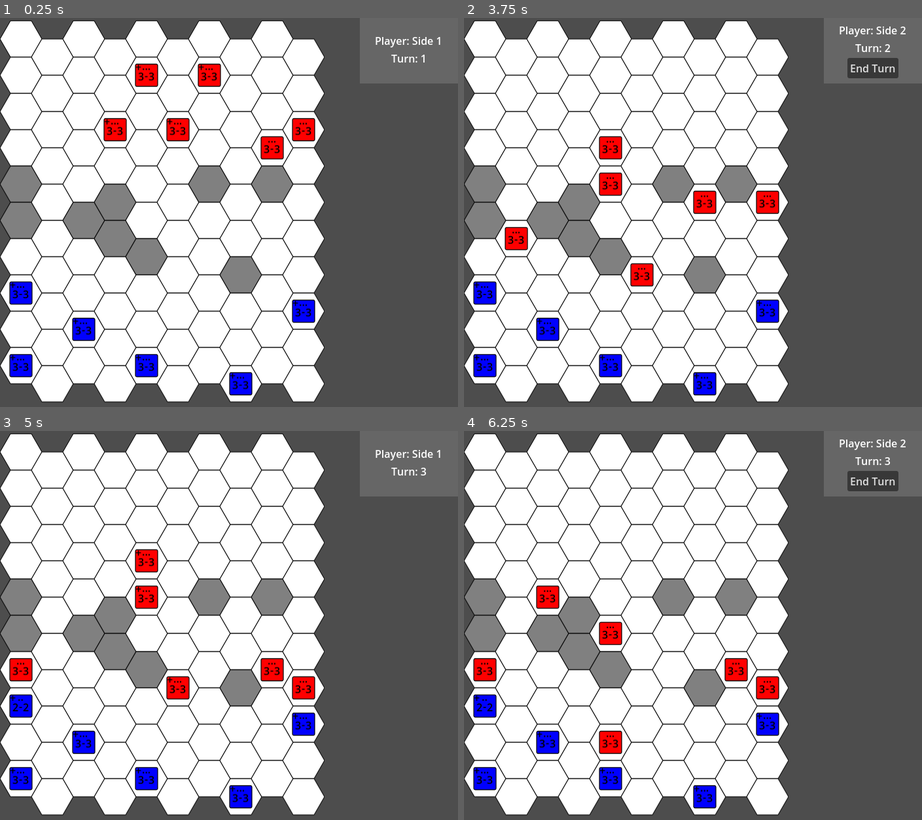
Above: before the commit, frames 1-4 (two rows, left to right).
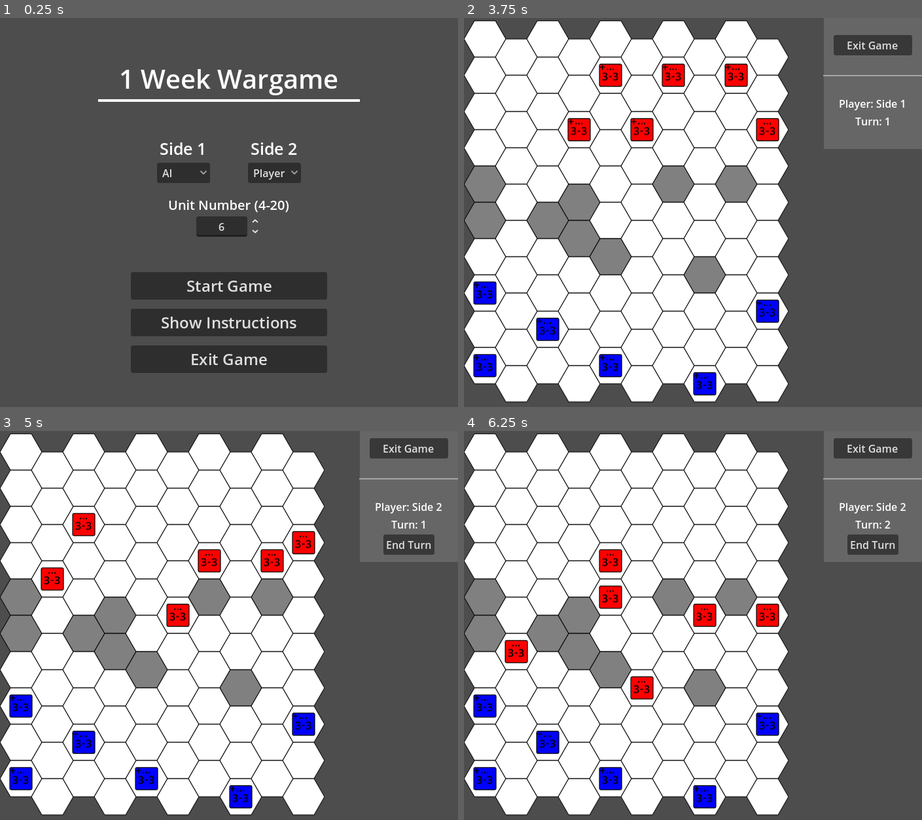
Above: after the commit, the same moments.

Repository: Bly7/1-week-wargame
Game: Godot game, scene res://Menu/StartMenu.tscn
Two runs of this game, one before a commit and one after it. Both use one fixed random seed, a clock stepped at 60 frames per second and the inputs below. Before the commit the project starts from res://main.tscn.
Inputs (mouse positions are in pixels of both pictures, inside the frame that each line leads up to):
- Up to frame 1 (0.25 s): no input
- Up to frame 2 (3.75 s): click (647, 173) at 0.5 s, where only the run after the commit has a clickable "AI"; click (871, 68) at 1.25 s, where only the run before the commit has a clickable "End Turn"; click (738, 173) at 2 s, where only the run after the commit has a clickable "Player"; click (693, 321) at 2.75 s, where only the run after the commit has a clickable "Show Instructions"; click (693, 286) at 3.5 s, where only the run after the commit has a clickable "Start Game"
- Up to frame 3 (5 s): click (407, 481) at 4.25 s, where only the run before the commit has a clickable "End Turn"
- Up to frame 4 (6.25 s): click (871, 543) at 5 s, where only the run after the commit has a clickable "End Turn"; move the mouse to (793, 606) at 5.77 s; click (793, 606) at 5.92 s

The runs differ from the first frame. In frame 1, 66% of the frame differs, in the area x 0-100%, y 0-99%; in frame 2, 9.0%; in frame 3, 7.9%; in frame 4, 8.4%.

Commit message:
Add start menu and global settings integration
Introduces a Start Menu scene with options for AI/player sides and unit count, and a GlobalSettings singleton for managing game settings. Integrates the menu and settings into the main game flow, adds an exit-to-menu button in the end turn UI, and updates project settings to use the new start menu as the main scene.

Diff:
--- /dev/null
+++ b/Global/Settings.gd
@@ -0,0 +1,15 @@
+extends Node
+
+var main_game_path: String = "res://main.tscn"
+var start_menu_path: String = "res://Menu/StartMenu.tscn"
+
+var side1_ai : bool = true
+var side2_ai : bool = false
+
+var unit_number: int = 6
+
+# Resets settings to default values
+func resetSettings() -> void:
+    side1_ai = true
+    side2_ai = false
+    unit_number = 6
--- /dev/null
+++ b/Menu/StartMenu.gd
@@ -0,0 +1,35 @@
+extends Control
+
+
+func _ready():
+	GlobalSettings.resetSettings()
+	pass # Replace with function body.
+
+
+# Changes scene to main game scene
+func startGame():
+	if GlobalSettings.main_game_path == "":
+		push_error("Main game scene location is not set in MainMenuScene.gd")
+		return
+
+	get_tree().change_scene_to_file(GlobalSettings.main_game_path)
+
+# button signal functions
+
+func _on_exit_button_pressed() -> void:
+	get_tree().quit()
+
+func _on_instructions_button_pressed() -> void:
+	pass # Replace with function body.
+
+func _on_start_game_button_pressed() -> void:
+	startGame()
+
+func _on_side_2ai_button_item_selected(index: int) -> void:
+	GlobalSettings.side2_ai = index == 1
+
+func _on_side_1ai_button_item_selected(index: int) -> void:
+	GlobalSettings.side1_ai = index == 1
+
+func _on_unit_number_spin_box_value_changed(value: float) -> void:
+	GlobalSettings.unit_number = int(value)
--- /dev/null
+++ b/Menu/StartMenu.tscn
@@ -0,0 +1,170 @@
+[gd_scene load_steps=4 format=3 uid="uid://y7m4kx40o418"]
+
+[ext_resource type="Script" uid="uid://cx3t41360skc5" path="res://Menu/StartMenu.gd" id="1_8pdbv"]
+
+[sub_resource type="StyleBoxLine" id="StyleBoxLine_8pdbv"]
+color = Color(1, 1, 1, 1)
+grow_begin = -150.0
+grow_end = -150.0
+thickness = 4
+
+[sub_resource type="StyleBoxLine" id="StyleBoxLine_gfwu2"]
+thickness = 0
+
+[node name="StartMenu" type="Control"]
+layout_mode = 3
+anchors_preset = 15
+anchor_right = 1.0
+anchor_bottom = 1.0
+grow_horizontal = 2
+grow_vertical = 2
+script = ExtResource("1_8pdbv")
+
+[node name="StartMenuControl" type="Control" parent="."]
+layout_mode = 1
+anchors_preset = 15
+anchor_right = 1.0
+anchor_bottom = 1.0
+grow_horizontal = 2
+grow_vertical = 2
+
+[node name="MarginContainer" type="MarginContainer" parent="StartMenuControl"]
+layout_mode = 1
+anchors_preset = 15
+anchor_right = 1.0
+anchor_bottom = 1.0
+grow_horizontal = 2
+grow_vertical = 2
+theme_override_constants/margin_top = 65
+
+[node name="VBoxContainer" type="VBoxContainer" parent="StartMenuControl/MarginContainer"]
+layout_mode = 2
+
+[node name="Label" type="Label" parent="StartMenuControl/MarginContainer/VBoxContainer"]
+layout_mode = 2
+theme_override_font_sizes/font_size = 40
+text = "1 Week Wargame"
+horizontal_alignment = 1
+vertical_alignment = 1
+
+[node name="HSeparator" type="HSeparator" parent="StartMenuControl/MarginContainer/VBoxContainer"]
+layout_mode = 2
+theme_override_styles/separator = SubResource("StyleBoxLine_8pdbv")
+
+[node name="MarginContainer" type="MarginContainer" parent="StartMenuControl/MarginContainer/VBoxContainer"]
+layout_mode = 2
+theme_override_constants/margin_top = 50
+
+[node name="HBoxContainer" type="HBoxContainer" parent="StartMenuControl/MarginContainer/VBoxContainer/MarginContainer"]
+layout_mode = 2
+alignment = 1
+
+[node name="VBoxContainer" type="VBoxContainer" parent="StartMenuControl/MarginContainer/VBoxContainer/MarginContainer/HBoxContainer"]
+layout_mode = 2
+alignment = 1
+
+[node name="Label" type="Label" parent="StartMenuControl/MarginContainer/VBoxContainer/MarginContainer/HBoxContainer/VBoxContainer"]
+layout_mode = 2
+theme_override_font_sizes/font_size = 25
+text = "Side 1"
+horizontal_alignment = 1
+
+[node name="Side1AIButton" type="OptionButton" parent="StartMenuControl/MarginContainer/VBoxContainer/MarginContainer/HBoxContainer/VBoxContainer"]
+layout_mode = 2
+selected = 1
+item_count = 2
+popup/item_0/text = "Player"
+popup/item_0/id = 1
+popup/item_1/text = "AI"
+popup/item_1/id = 0
+
+[node name="VSeparator" type="VSeparator" parent="StartMenuControl/MarginContainer/VBoxContainer/MarginContainer/HBoxContainer"]
+layout_mode = 2
+theme_override_constants/separation = 50
+theme_override_styles/separator = SubResource("StyleBoxLine_gfwu2")
+
+[node name="VBoxContainer2" type="VBoxContainer" parent="StartMenuControl/MarginContainer/VBoxContainer/MarginContainer/HBoxContainer"]
+layout_mode = 2
+alignment = 1
+
+[node name="Label" type="Label" parent="StartMenuControl/MarginContainer/VBoxContainer/MarginContainer/HBoxContainer/VBoxContainer2"]
+layout_mode = 2
+theme_override_font_sizes/font_size = 25
+text = "Side 2"
+horizontal_alignment = 1
+
+[node name="Side2AIButton" type="OptionButton" parent="StartMenuControl/MarginContainer/VBoxContainer/MarginContainer/HBoxContainer/VBoxContainer2"]
+layout_mode = 2
+selected = 0
+item_count = 2
+popup/item_0/text = "Player"
+popup/item_0/id = 1
+popup/item_1/text = "AI"
+popup/item_1/id = 0
+
+[node name="MarginContainer5" type="MarginContainer" parent="StartMenuControl/MarginContainer/VBoxContainer"]
+layout_mode = 2
+theme_override_constants/margin_top = 15
+
+[node name="VBoxContainer" type="VBoxContainer" parent="StartMenuControl/MarginContainer/VBoxContainer/MarginContainer5"]
+layout_mode = 2
+
+[node name="Label" type="Label" parent="StartMenuControl/MarginContainer/VBoxContainer/MarginContainer5/VBoxContainer"]
+layout_mode = 2
+theme_override_font_sizes/font_size = 20
+text = "Unit Number (4-20)"
+horizontal_alignment = 1
+vertical_alignment = 1
+
+[node name="MarginContainer" type="MarginContainer" parent="StartMenuControl/MarginContainer/VBoxContainer/MarginContainer5/VBoxContainer"]
+layout_mode = 2
+theme_override_constants/margin_left = 300
+theme_override_constants/margin_right = 300
+
+[node name="UnitNumberSpinBox" type="SpinBox" parent="StartMenuControl/MarginContainer/VBoxContainer/MarginContainer5/VBoxContainer/MarginContainer"]
+layout_mode = 2
+theme_override_constants/buttons_width = 20
+min_value = 4.0
+max_value = 20.0
+value = 6.0
+alignment = 1
+
+[node name="MarginContainer2" type="MarginContainer" parent="StartMenuControl/MarginContainer/VBoxContainer"]
+layout_mode = 2
+theme_override_constants/margin_left = 200
+theme_override_constants/margin_top = 50
+theme_override_constants/margin_right = 200
+
+[node name="StartGameButton" type="Button" parent="StartMenuControl/MarginContainer/VBoxContainer/MarginContainer2"]
+layout_mode = 2
+theme_override_font_sizes/font_size = 24
+text = "Start Game"
+
+[node name="MarginContainer3" type="MarginContainer" parent="StartMenuControl/MarginContainer/VBoxContainer"]
+layout_mode = 2
+theme_override_constants/margin_left = 200
+theme_override_constants/margin_top = 10
+theme_override_constants/margin_right = 200
+
+[node name="InstructionsButton" type="Button" parent="StartMenuControl/MarginContainer/VBoxContainer/MarginContainer3"]
+layout_mode = 2
+theme_override_font_sizes/font_size = 24
+text = "Show Instructions"
+
+[node name="MarginContainer4" type="MarginContainer" parent="StartMenuControl/MarginContainer/VBoxContainer"]
+layout_mode = 2
+theme_override_constants/margin_left = 200
+theme_override_constants/margin_top = 10
+theme_override_constants/margin_right = 200
+
+[node name="ExitButton" type="Button" parent="StartMenuControl/MarginContainer/VBoxContainer/MarginContainer4"]
+layout_mode = 2
+theme_override_font_sizes/font_size = 24
+text = "Exit Game"
+
+[connection signal="item_selected" from="StartMenuControl/MarginContainer/VBoxContainer/MarginContainer/HBoxContainer/VBoxContainer/Side1AIButton" to="." method="_on_side_1ai_button_item_selected"]
+[connection signal="item_selected" from="StartMenuControl/MarginContainer/VBoxContainer/MarginContainer/HBoxContainer/VBoxContainer2/Side2AIButton" to="." method="_on_side_2ai_button_item_selected"]
+[connection signal="value_changed" from="StartMenuControl/MarginContainer/VBoxContainer/MarginContainer5/VBoxContainer/MarginContainer/UnitNumberSpinBox" to="." method="_on_unit_number_spin_box_value_changed"]
+[connection signal="pressed" from="StartMenuControl/MarginContainer/VBoxContainer/MarginContainer2/StartGameButton" to="." method="_on_start_game_button_pressed"]
+[connection signal="pressed" from="StartMenuControl/MarginContainer/VBoxContainer/MarginContainer3/InstructionsButton" to="." method="_on_instructions_button_pressed"]
+[connection signal="pressed" from="StartMenuControl/MarginContainer/VBoxContainer/MarginContainer4/ExitButton" to="." method="_on_exit_button_pressed"]
--- a/UI/uiEndTurn/uiEndTurn.gd
+++ b/UI/uiEndTurn/uiEndTurn.gd
@@ -26,3 +26,10 @@
 
 func showEndTurnButton() -> void:
 	end_turn_button.visible = true
+
+func _on_exit_game_button_pressed() -> void:
+	if GlobalSettings.start_menu_path == "":
+		push_error("Start menu scene location is not set in MainMenuScene.gd")
+		return
+
+	get_tree().change_scene_to_file(GlobalSettings.start_menu_path)
--- a/UI/uiEndTurn/uiEndTurn.tscn
+++ b/UI/uiEndTurn/uiEndTurn.tscn
@@ -1,12 +1,16 @@
-[gd_scene load_steps=2 format=3 uid="uid://31mxrlofqlnm"]
+[gd_scene load_steps=3 format=3 uid="uid://31mxrlofqlnm"]
 
 [ext_resource type="Script" uid="uid://btpg8daa2xelq" path="res://UI/uiEndTurn/uiEndTurn.gd" id="1_v2sla"]
+
+[sub_resource type="StyleBoxLine" id="StyleBoxLine_v2sla"]
+color = Color(0.65012825, 0.6501283, 0.65012825, 1)
+thickness = 2
 
 [node name="UiEndTurn" type="Control"]
 layout_mode = 3
 anchors_preset = 0
 offset_right = 150.0
-offset_bottom = 100.0
+offset_bottom = 200.0
 script = ExtResource("1_v2sla")
 
 [node name="ColorRect" type="ColorRect" parent="."]
@@ -27,6 +31,20 @@
 grow_vertical = 2
 alignment = 1
 
+[node name="MarginContainer" type="MarginContainer" parent="VBoxContainer"]
+layout_mode = 2
+theme_override_constants/margin_left = 15
+theme_override_constants/margin_right = 15
+
+[node name="ExitGameButton" type="Button" parent="VBoxContainer/MarginContainer"]
+layout_mode = 2
+text = "Exit Game"
+
+[node name="HSeparator" type="HSeparator" parent="VBoxContainer"]
+layout_mode = 2
+theme_override_constants/separation = 54
+theme_override_styles/separator = SubResource("StyleBoxLine_v2sla")
+
 [node name="Label" type="Label" parent="VBoxContainer"]
 layout_mode = 2
 text = "Player"
@@ -44,3 +62,5 @@
 [node name="Button" type="Button" parent="VBoxContainer/HBoxContainer"]
 layout_mode = 2
 text = "End Turn"
+
+[connection signal="pressed" from="VBoxContainer/MarginContainer/ExitGameButton" to="." method="_on_exit_game_button_pressed"]
--- a/main.gd
+++ b/main.gd
@@ -194,6 +194,11 @@
 	game_over = false
 	winning_side = 0
 
+	# Load Global Settings
+	side1_ai = GlobalSettings.side1_ai
+	side2_ai = GlobalSettings.side2_ai
+	units_per_side = GlobalSettings.unit_number
+
 	# Set up the map
 	setUpMap()
 
--- a/project.godot
+++ b/project.godot
@@ -11,9 +11,13 @@
 [application]
 
 config/name="1 Week Wargame"
-run/main_scene="uid://cnme1ca1ctfse"
+run/main_scene="uid://y7m4kx40o418"
 config/features=PackedStringArray("4.5", "GL Compatibility")
 config/icon="res://icon.svg"
+
+[autoload]
+
+GlobalSettings="*res://Global/Settings.gd"
 
 [display]
 
Not shown, added: Global/Settings.gd.uid
Not shown, added: Menu/StartMenu.gd.uid
